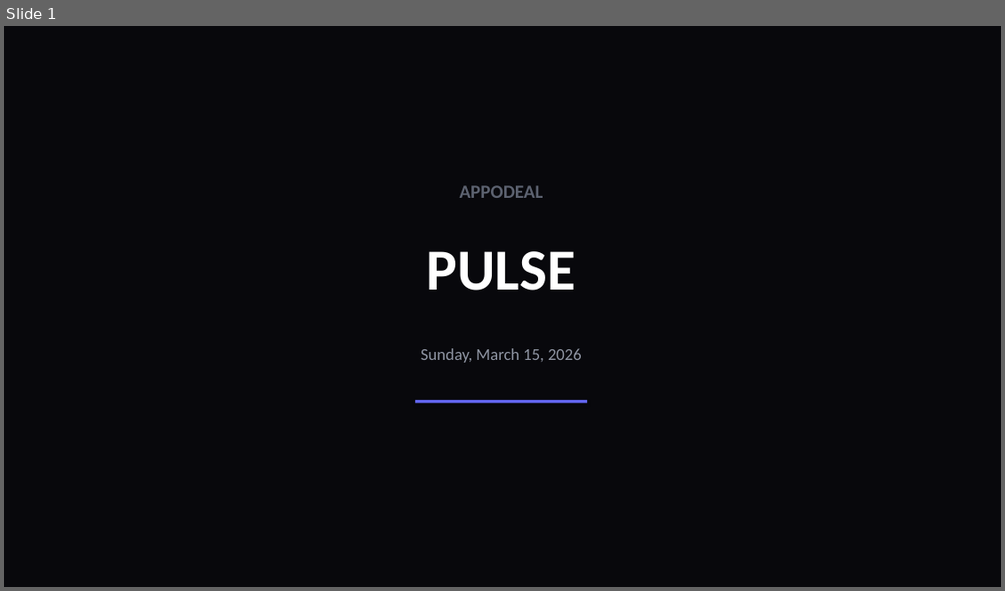
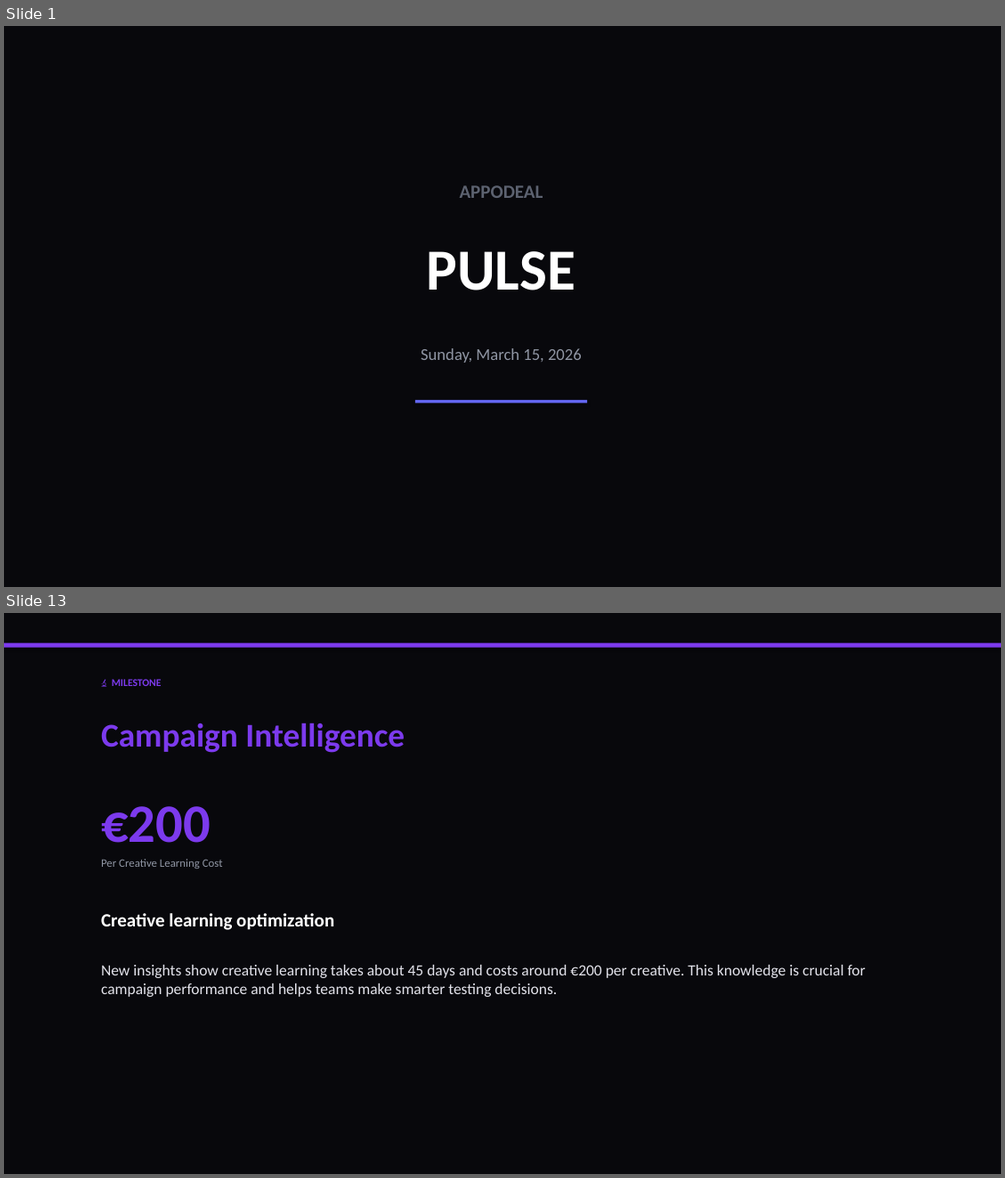
Before and after one commit to liliyagarifullina-maker/appodeal-pulse, a slide deck: data/archive/pulse_2026-03-15.pptx. Shown one above the other, each under a label of ours: slide 1 before the commit, slides 1 and 13 after it; the slides between them are not shown. The pictures are 1005x591 and 1005x1178 pixels, drawn with LibreOffice and Linux fonts; fonts in the diff are those of the drawing. Boxes give left, top, right and bottom in pixels: in the first picture for what was removed or moved away, otherwise in the second. Text is boxed around its words. In the diff, an @@ line names an element or a change of style, - is before the commit and + after.

```diff
--- a/data/archive/pulse_2026-03-15.pptx
+++ b/data/archive/pulse_2026-03-15.pptx
@@ slide 13 added at (4, 613, 1001, 1174), background #08080C @@
@@ rectangle added at (4, 643, 1001, 648), fill #7C3AED @@
@@ text added at (112, 679, 162, 686), 10 pt, text #7C3AED, bold @@
+🔬 MILESTONE
@@ text added at (101, 722, 404, 753), 32 pt, text #7C3AED, bold @@
+Campaign Intelligence
@@ text added at (101, 806, 210, 843), 52 pt, text #7C3AED, bold @@
+€200
@@ text added at (101, 859, 223, 868), 11 pt, text #8F95A3 @@
+Per Creative Learning Cost
@@ text added at (101, 913, 334, 930), 18 pt, text #FFFFFF, bold @@
+Creative learning optimization
@@ text added at (101, 965, 866, 997), 15 pt, text #E2E2EA @@
+New insights show creative learning takes about 45 days and costs around €200 per creative. This knowledge is crucial for campaign performance and helps teams make smarter testing decisions.
```
Also in this commit, not shown: 10 slides changed, 13 other slides added, 5 slides removed, 2 other files.
